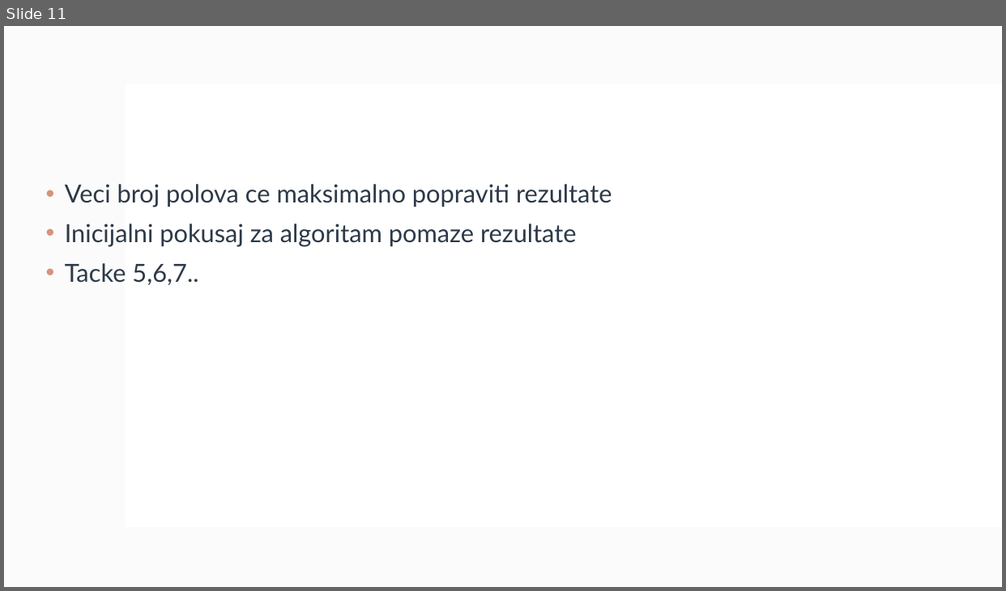
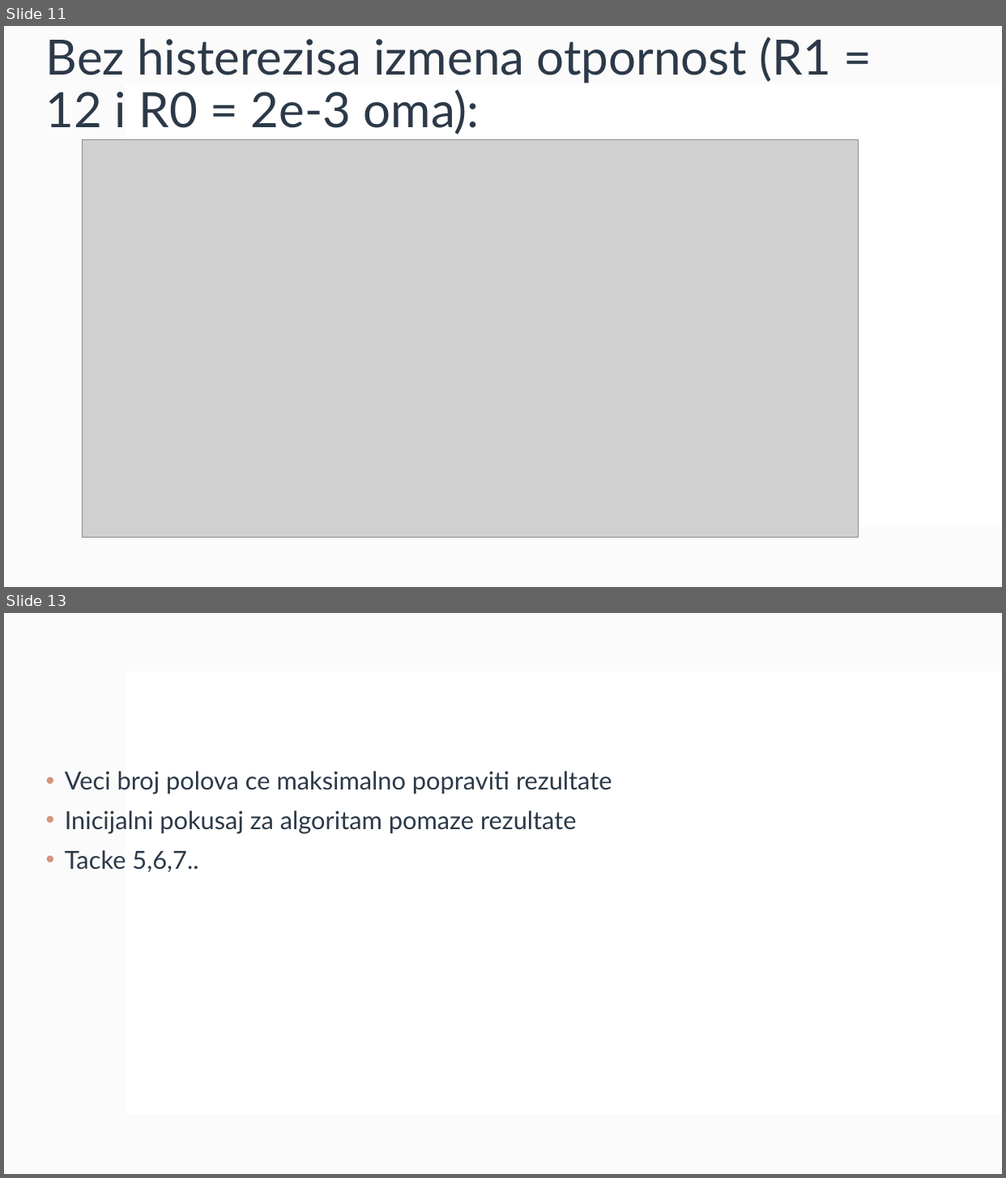
Before and after one commit to novakovicluka97/battery_parameter_parsing, a slide deck: Docs/Battery Cell parameter parsing.pptx. Shown one above the other, each under a label of ours: slide 11 before the commit, slides 11 and 13 after it; the slides between them are not shown. The pictures are 1006x591 and 1006x1178 pixels, drawn with LibreOffice and Linux fonts; fonts in the diff are those of the drawing; grey boxes stand for pictures. Boxes give left, top, right and bottom in pixels: in the first picture for what was removed or moved away, otherwise in the second. Text is boxed around its words. In the diff, an @@ line names an element or a change of style, - is before the commit and + after.

```diff
--- a/Docs/Battery Cell parameter parsing.pptx
+++ b/Docs/Battery Cell parameter parsing.pptx
@@ slide 11 added at (x1=4, y1=26, x2=1002, y2=587), background #FFFFFF; not listed: 2 template elements that a slide beside it also shows @@
@@ title added at (x1=46, y1=37, x2=831, y2=135), 46.8 pt, text #2C3948 @@
+Bez histerezisa izmena otpornost (R1 = 12 i R0 = 2e-3 oma):
@@ picture added at (x1=82, y1=139, x2=859, y2=537) @@
@@ what was slide 11 is now slide 13 @@
```
Also in this commit, not shown: 6 slides changed, 1 other slide added.
